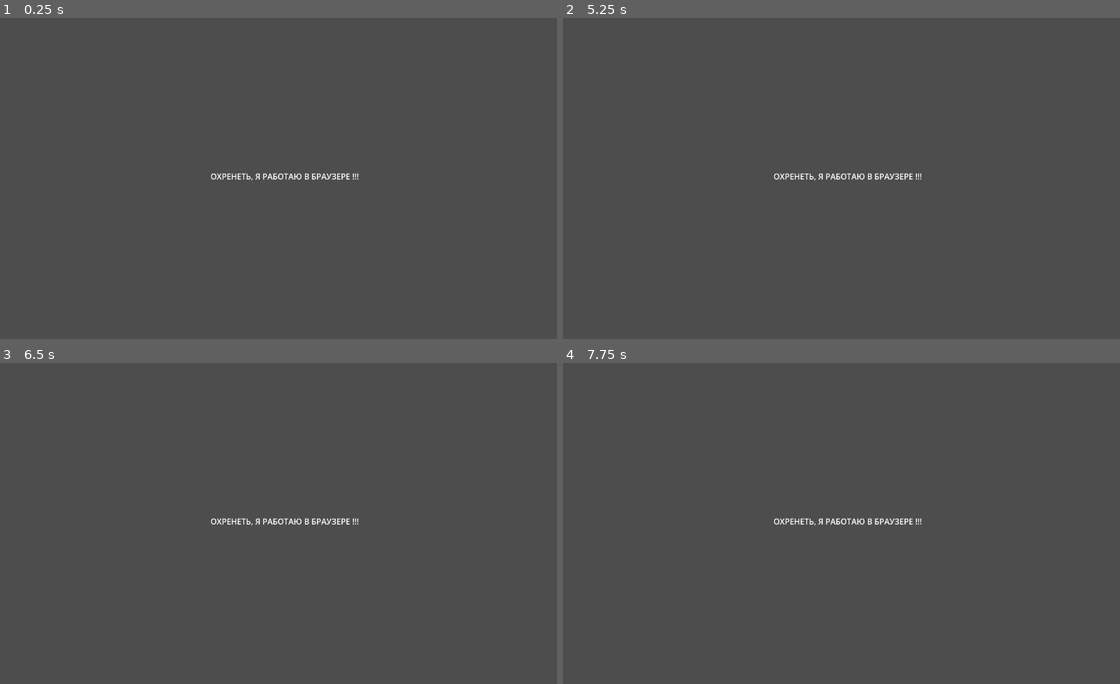
Above: before the commit, frames 1-4 (two rows, left to right).
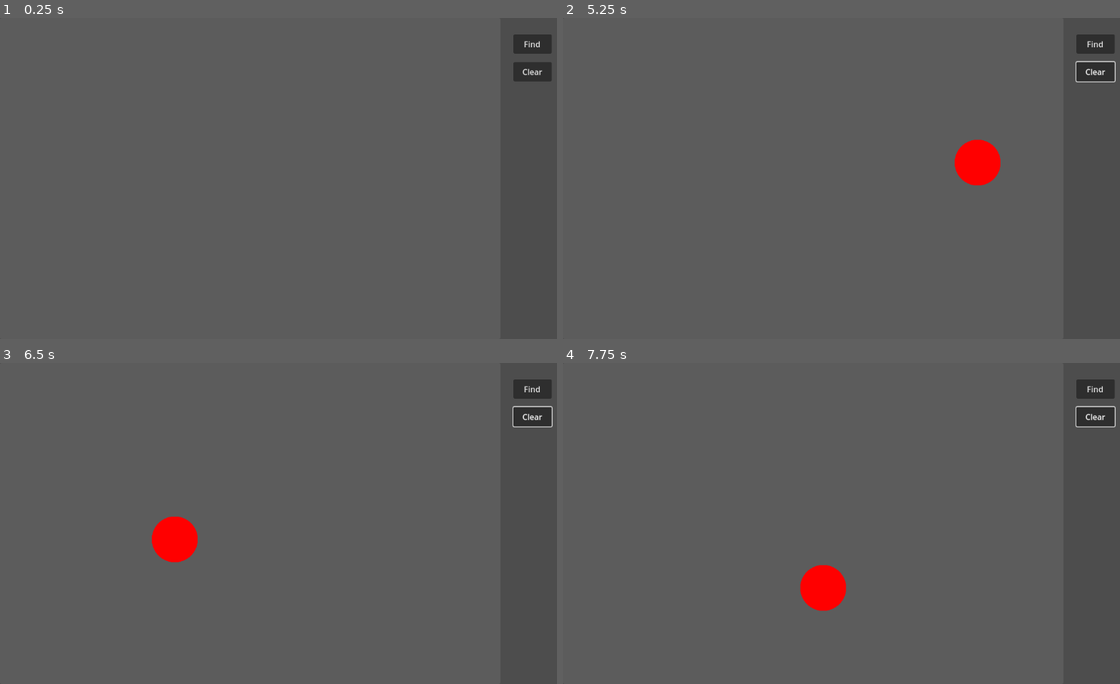
Above: after the commit, the same moments.

Repository: viklover/max-independent-set
Game: Godot game, scene res://assets/Main.tscn
Same seed, same stepped clock (60 frames per second), same inputs: the game is played once before the commit and once after it. Before the commit the project starts from res://scenes/graphs/graphs.tscn.
Inputs (mouse positions are in pixels of both pictures, inside the frame that each line leads up to):
- Up to frame 1 (0.25 s): no input
- Up to frame 2 (5.25 s): click (1097, 43) at 0.5 s, where only the run after the commit has a clickable "Find"; click (1097, 72) at 1.25 s, where only the run after the commit has a clickable "Clear"; click (1097, 43) at 2 s, where only the run after the commit has a clickable "Find"; click (1097, 72) at 2.75 s, where only the run after the commit has a clickable "Clear"; click (1097, 43) at 3.5 s, where only the run after the commit has a clickable "Find"; click (1097, 72) at 4.25 s, where only the run after the commit has a clickable "Clear"; tap Enter at 5 s; move the mouse to (975, 162) at 5.02 s; click (975, 162) at 5.1 s
- Up to frame 3 (6.5 s): tap Space at 5.75 s; move the mouse to (172, 539) at 5.77 s; click (172, 539) at 5.85 s
- Up to frame 4 (7.75 s): tap Enter at 6.5 s; move the mouse to (908, 452) at 6.52 s; click (908, 452) at 6.6 s; tap Space at 7.25 s; move the mouse to (819, 587) at 7.27 s; click (819, 587) at 7.35 s

The runs differ from the first frame. In frame 1, 1.0% of the frame differs, in the area x 37-99%, y 5-51%; in frame 2, 2.1%; in frame 3, 2.1%; in frame 4, 2.1%, in the area x 37-100%, y 5-78%.

Commit message:
Adding feature to creating points (optionally: with parent)

Diff:
--- /dev/null
+++ b/assets/Main.tscn
@@ -0,0 +1,53 @@
+[gd_scene load_steps=3 format=3 uid="uid://dqmv7q8vvo8c5"]
+
+[ext_resource type="Script" path="res://assets/panel/Panel.gd" id="1_8ukrl"]
+
+[sub_resource type="CanvasItemMaterial" id="CanvasItemMaterial_bcrtu"]
+blend_mode = 1
+light_mode = 1
+
+[node name="Control" type="Control"]
+layout_mode = 3
+anchors_preset = 15
+anchor_right = 1.0
+anchor_bottom = 1.0
+grow_horizontal = 2
+grow_vertical = 2
+
+[node name="FindButton" type="Button" parent="."]
+layout_mode = 1
+anchors_preset = 1
+anchor_left = 1.0
+anchor_right = 1.0
+offset_left = -118.0
+offset_top = 33.0
+offset_right = -41.0
+offset_bottom = 72.0
+grow_horizontal = 0
+text = "Find"
+
+[node name="ClearButton" type="Button" parent="."]
+layout_mode = 1
+anchors_preset = 1
+anchor_left = 1.0
+anchor_right = 1.0
+offset_left = -118.0
+offset_top = 89.0
+offset_right = -41.0
+offset_bottom = 128.0
+grow_horizontal = 0
+text = "Clear"
+
+[node name="Panel" type="Panel" parent="." groups=["Points"]]
+texture_filter = 2
+material = SubResource("CanvasItemMaterial_bcrtu")
+layout_mode = 1
+anchors_preset = -1
+anchor_right = 1.0
+anchor_bottom = 1.0
+offset_right = -144.0
+script = ExtResource("1_8ukrl")
+
+[connection signal="pressed" from="FindButton" to="Panel" method="_on_find_button_pressed"]
+[connection signal="pressed" from="ClearButton" to="Panel" method="_on_clear_button_pressed"]
+[connection signal="gui_input" from="Panel" to="Panel" method="_on_gui_input"]
--- /dev/null
+++ b/assets/panel/Panel.gd
@@ -0,0 +1,82 @@
+extends Control
+
+@onready
+var prefab_point = preload("res://assets/point/Point.tscn")
+
+var points_list: Array[Point] = []
+var points: Dictionary = {}
+
+var hovered_point: Point = null
+var selected_point: Point = null
+
+
+func _process(delta):
+	queue_redraw()
+
+func _draw():
+
+	var offset = Vector2(Point.OFFSET, Point.OFFSET)
+
+	for parent in points:
+		for child in points[parent]:
+			draw_line(
+				parent.position + offset,
+				child.position + offset,
+				Color.GREEN, 5.0)
+
+func set_hovered_point(point: Point):
+	hovered_point = point
+
+func create_point(position, parent_point: Point = null):
+	print('create point: ', position)
+
+	var point: Point = prefab_point.instantiate()
+	point.connect("mouse_hover", Callable(self, "set_hovered_point"))
+	point.connect("create_child", Callable(self, "create_point"))
+	point.position = Vector2(position)
+
+	points[point] = []
+	points_list.append(point)
+
+	add_child(point)
+
+	if parent_point != null:
+		parent_point.set_state('base')
+		points[parent_point].append(point)
+		print('with parent - ', parent_point)
+
+		self.draw_line(Vector2.ZERO, Vector2(500, 500), Color.GREEN, 5.0)
+
+
+func _on_gui_input(event: InputEventMouse):
+
+	if event.is_pressed():
+
+		if event.is_action('ui_mouse_left'):
+
+			if hovered_point == null:
+				create_point(event.position)
+			else:
+				selected_point = hovered_point
+				selected_point.set_state('hovered')
+				print('set selected point: ', selected_point)
+
+	else:
+
+		if event.is_action('ui_mouse_left'):
+
+			if selected_point != null and hovered_point == null:
+				create_point(event.position, selected_point)
+
+			selected_point = null
+
+
+func _on_find_button_pressed():
+	pass
+
+func _on_clear_button_pressed():
+
+	for point in points:
+		remove_child(point)
+
+	points.clear()
--- /dev/null
+++ b/assets/point/Point.gd
@@ -0,0 +1,38 @@
+extends Control
+
+class_name Point
+
+signal mouse_hover(point: Point)
+signal create_child(point: Point)
+
+@onready
+var sprites = {
+	'base': preload("res://assets/point/pictures/base.png"),
+	'hover': preload("res://assets/point/pictures/hover.png"),
+	'selected': preload("res://assets/point/pictures/selected.png")
+}
+
+const OFFSET = 48
+
+var sprite: Sprite2D
+
+func _ready():
+	sprite = get_node("Sprite")
+
+func set_state(state: String):
+	sprite.texture = sprites[state]
+
+func _on_mouse_entered():
+	mouse_hover.emit(self)
+
+func _on_mouse_exited():
+	mouse_hover.emit(null)
+
+func _on_gui_input(event: InputEventMouse):
+
+	if event.is_action('ui_mouse_left'):
+
+		if event.is_pressed():
+			set_state('hover')
+		else:
+			create_child.emit(self.position + event.position, self)
--- /dev/null
+++ b/assets/point/Point.tscn
@@ -0,0 +1,28 @@
+[gd_scene load_steps=3 format=3 uid="uid://c7eiev0yh1uc1"]
+
+[ext_resource type="Script" path="res://assets/point/Point.gd" id="1_ymbvl"]
+[ext_resource type="Texture2D" uid="uid://dmgddo6oke8le" path="res://assets/point/pictures/base.png" id="2_iax5q"]
+
+[node name="Point" type="Control" groups=["Points"]]
+layout_mode = 3
+anchor_left = -0.042
+anchor_top = -0.074
+anchor_right = 0.042
+anchor_bottom = 0.074
+offset_left = 0.384003
+offset_top = -0.0480003
+offset_right = -0.384003
+offset_bottom = 0.0480003
+grow_horizontal = 2
+grow_vertical = 2
+script = ExtResource("1_ymbvl")
+
+[node name="Sprite" type="Sprite2D" parent="."]
+z_index = 2
+position = Vector2(48, 48)
+scale = Vector2(0.0929116, 0.0929116)
+texture = ExtResource("2_iax5q")
+
+[connection signal="gui_input" from="." to="." method="_on_gui_input"]
+[connection signal="mouse_entered" from="." to="." method="_on_mouse_entered"]
+[connection signal="mouse_exited" from="." to="." method="_on_mouse_exited"]
--- a/project.godot
+++ b/project.godot
@@ -11,9 +11,22 @@
 [application]
 
 config/name="Heloo"
-run/main_scene="res://scenes/graphs/graphs.tscn"
+run/main_scene="res://assets/Main.tscn"
 config/features=PackedStringArray("4.0", "GL Compatibility")
 config/icon="res://icon.svg"
+
+[input]
+
+ui_mouse_left={
+"deadzone": 0.5,
+"events": [Object(InputEventMouseButton,"resource_local_to_scene":false,"resource_name":"","device":-1,"window_id":0,"alt_pressed":false,"shift_pressed":false,"ctrl_pressed":false,"meta_pressed":false,"button_mask":0,"position":Vector2(0, 0),"global_position":Vector2(0, 0),"factor":1.0,"button_index":1,"pressed":false,"double_click":false,"script":null)
+]
+}
+ui_mouse_right={
+"deadzone": 0.5,
+"events": [Object(InputEventMouseButton,"resource_local_to_scene":false,"resource_name":"","device":-1,"window_id":0,"alt_pressed":false,"shift_pressed":false,"ctrl_pressed":false,"meta_pressed":false,"button_mask":0,"position":Vector2(0, 0),"global_position":Vector2(0, 0),"factor":1.0,"button_index":2,"pressed":false,"double_click":false,"script":null)
+]
+}
 
 [rendering]
 
--- a/scenes/graphs/graphs.tscn
+++ /dev/null
@@ -1,13 +0,0 @@
-[gd_scene format=3 uid="uid://p4lrcg0cb0n0"]
-
-[node name="Graphs" type="Node2D"]
-
-[node name="Camera2D" type="Camera2D" parent="."]
-
-[node name="Label" type="Label" parent="."]
-offset_left = -163.0
-offset_top = -16.0
-offset_right = 159.0
-offset_bottom = 12.0
-text = "ОХРЕНЕТЬ, Я РАБОТАЮ В БРАУЗЕРЕ !!!"
-horizontal_alignment = 1
Binary file added: assets/point/pictures/base.png
Not shown, added: assets/point/pictures/base.png.import
Binary file added: assets/point/pictures/hover.png
Not shown, added: assets/point/pictures/hover.png.import
Not shown, added: assets/point/pictures/hover_point.png.import
Not shown, added: assets/point/pictures/point.png.import
Binary file added: assets/point/pictures/selected.png
Not shown, added: assets/point/pictures/selected.png.import
Not shown, added: assets/point/pictures/selected_point.png.import
Not shown, changed: .gitignore
Not shown, added: index.html
